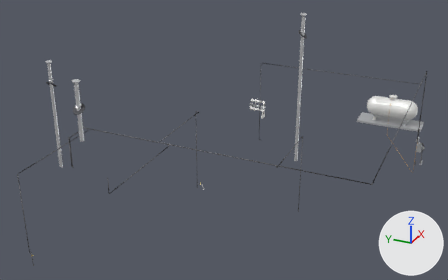
The glTF model pipes_gas.glb as it was, and as the next commit left it.
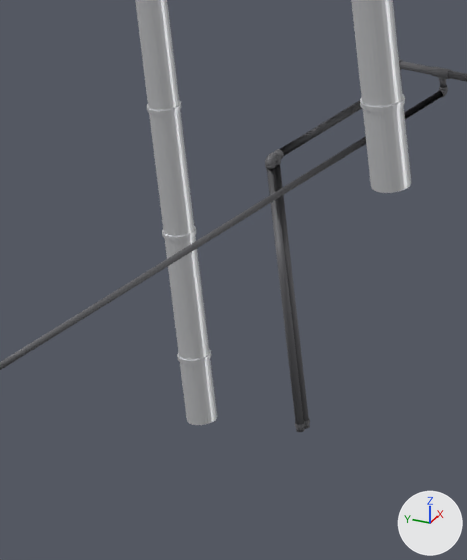
Each version appears first whole from a 50 mm camera at (-15.2, -1.92, 10.82) aimed at (3.49, 6.49, 1.48), and next in a close-up on the part from 9% to 20% of the width and 43% to 65% of the height. The lights are fixed; the arrows at lower right show +X, +Y and +Z. The older version's two pictures come first. Where no turn or scale is listed for an object, it has been applied to the vertices. Vertices at exactly the same position are counted once.

The first close-up shows 'pipe_gas_drop_furnace', 'pipe_gas_drop_furnace_90', 'pipe_gas_drop_range', 'vent_gas_furnace_flue', 'vent_gas_wh_flue' and 3 more.
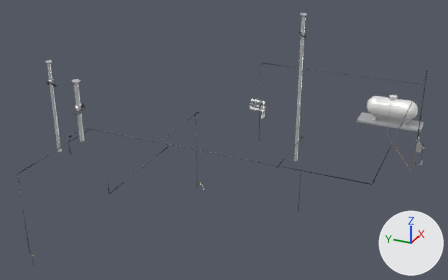
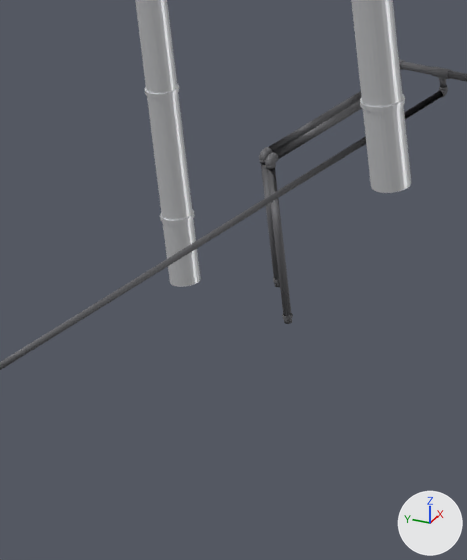
Where the newer file only moved an object's origin or applied its transform, the numbers keep the older frame.

Boxes [x1, y1, x2, y2] around the edits, measured in the close-ups (467 x 560 px; the box of a moved part takes in the faces that stretch with it):
'vent_gas_furnace_flue', reshaped
    before: [135, 0, 217, 425]
    after: [135, 0, 201, 287]
'pipe_gas_drop_furnace', reshaped
    before: [274, 101, 362, 429]
    after: [259, 91, 361, 287]
'pipe_gas_drop_furnace_90', reshaped (30% shorter)
    before: [265, 74, 401, 432]
    after: [265, 74, 401, 324]
part 2 of me_pipe_gas_drop_furnace_90, moved or reshaped
    before: [267, 168, 305, 432]
    after: [267, 168, 292, 324]
part 3 of me_vent_gas_furnace_flue, moved or reshaped
    before: [177, 349, 211, 364]
    after: [160, 209, 195, 224]
part 4 of me_vent_gas_furnace_flue, moved or reshaped
    before: [162, 226, 196, 241]
    after: [145, 84, 179, 98]
part 5 of me_vent_gas_furnace_flue, moved or reshaped (not visible afterwards)
    before: [147, 100, 181, 115]
part 6 of me_vent_gas_furnace_flue, moved or reshaped
    before: [146, 82, 217, 425]
    after: [146, 82, 201, 287]

The change, as a diff of the scene's bpy script:
```diff
--- a/pipes_gas.glb.py
+++ b/pipes_gas.glb.py
@@ me_pipe_gas_drop_furnace @@
 # used by ob_pipe_gas_drop_furnace; location = (0.0, 0.0, 0.0)
-me_pipe_gas_drop_furnace.from_pydata(...)  # 1850 vertices, 4038 faces; spans x -1.59..-0.883, y 9.286..9.319, z 2.128..3.2
+me_pipe_gas_drop_furnace.from_pydata(...)  # 1852 vertices, 4038 faces; spans x -1.59..-0.883, y 9.331..9.364, z 2.648..3.2
+# me_pipe_gas_drop_furnace part 1: 1850 vertices removed from x -1.59..-0.883, y 9.286..9.319, z 2.128..3.2; 1852 vertices added at x -1.59..-0.883, y 9.331..9.364, z 2.648..3.2
 me_pipe_gas_drop_furnace.materials.append(mat_mat_gas_iron)
@@ me_pipe_gas_drop_furnace_90 @@
 # used by ob_pipe_gas_drop_furnace_90; location = (0.0, 0.0, 0.0)
-me_pipe_gas_drop_furnace_90.from_pydata(...)  # 1850 vertices, 4038 faces; spans x -1.617..-0.883, y 9.286..9.319, z 2.128..3.2
+me_pipe_gas_drop_furnace_90.from_pydata(...)  # 1850 vertices, 4038 faces; spans x -1.617..-0.883, y 9.286..9.319, z 2.534..3.2
+# me_pipe_gas_drop_furnace_90 part 2: all 80 vertices in x -1.614..-1.587, y 9.289..9.316, z 2.128..2.622 are scaled about their middle by (1, 1, 0.589), then moved by (0.0, 0.0, 0.305)
 me_pipe_gas_drop_furnace_90.materials.append(mat_mat_gas_iron)
@@ me_vent_gas_furnace_flue @@
 # used by ob_vent_gas_furnace_flue; location = (-1.628, 9.693, 3.755)
-me_vent_gas_furnace_flue.from_pydata(...)  # 480 vertices, 916 faces; spans x -0.12..0.12, y -0.16..0.16, z -1.65..1.73
+me_vent_gas_furnace_flue.from_pydata(...)  # 480 vertices, 916 faces; spans x -0.12..0.12, y -0.16..0.16, z -1.13..1.73
+# me_vent_gas_furnace_flue part 3: the loose piece of 56 vertices spanning x -0.06..0.06, y -0.06..0.06, z -1.42..-1.4 is moved by (0.0, 0.0, 0.52)
+# me_vent_gas_furnace_flue part 4: the loose piece of 56 vertices spanning x -0.06..0.06, y -0.06..0.06, z -0.96..-0.94 is moved by (0.0, 0.0, 0.52)
+# me_vent_gas_furnace_flue part 5: the loose piece of 56 vertices spanning x -0.06..0.06, y -0.06..0.06, z -0.5..-0.48 is moved by (0.0, 0.0, 0.52)
+# me_vent_gas_furnace_flue part 6: all 28 vertices in x -0.05..0.05, y -0.05..0.05, z -1.65 are moved by (0.0, 0.0, 0.52)
 me_vent_gas_furnace_flue.materials.append(mat_mat_duct)
```
